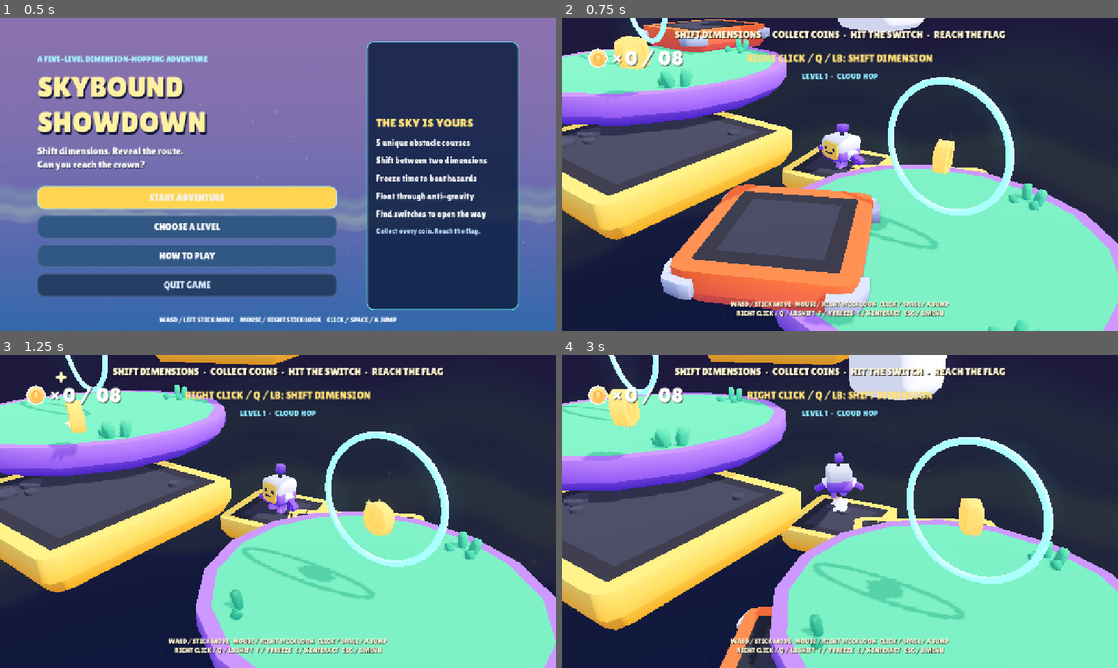
Above: before the commit, frames 1-4 (two rows, left to right).
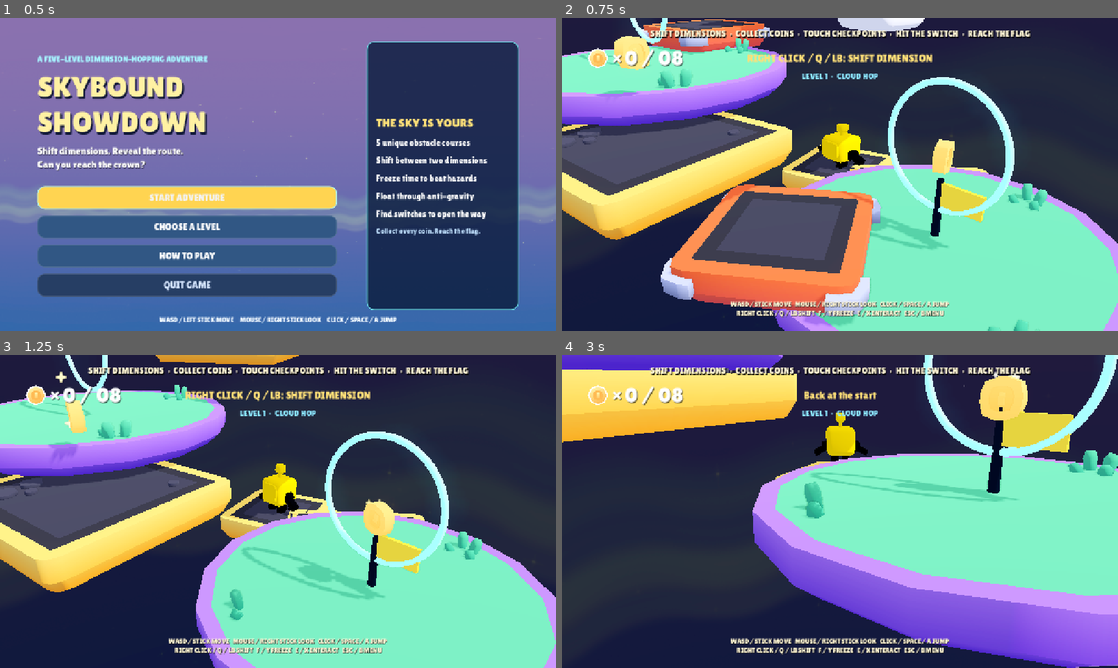
Above: after the commit, the same moments.

Repository: themagicians208-glitch/Atsila-Devs-Lidenbrock-Island
Game: Godot game, scene res://scenes/home.tscn
Same seed, same stepped clock (60 frames per second), same inputs: the game is played once before the commit and once after it.
Inputs (mouse positions are in pixels of both pictures, inside the frame that each line leads up to):
- Up to frame 1 (0.5 s): no input
- Up to frame 2 (0.75 s): click "START ADVENTURE" at 0.5 s
- Up to frame 3 (1.25 s): no input
- Up to frame 4 (3 s): tap Enter at 1.25 s; move the mouse to (867, 511) at 1.27 s; hold W (move_forward) from 1.28 s (still down); tap Space (jump) at 1.35, 1.52, 1.82, 2.27, 2.3, 2.57 s; click (867, 511) at 1.42 s; move the mouse to (812, 511) at 2.02 s; tap Down (camera_down) at 2.1 s; move the mouse to (851, 505) at 2.77 s; tap Left (camera_left) at 2.85 s

Frame 1 is identical in both runs. In frame 2, 3.2% of the frame differs, in the area x 15-85%, y 4-74%; in frame 3, 3.0%; in frame 4, 72%, in the area x 0-100%, y 0-100%.

Commit message:
Add checkpoint beacons and character palette

Diff:
--- a/objects/character.tscn
+++ b/objects/character.tscn
@@ -1,26 +1,40 @@
-[gd_scene load_steps=2 format=3 uid="uid://c0e27836xgmhi"]
+[gd_scene load_steps=4 format=3 uid="uid://c0e27836xgmhi"]
 
 [ext_resource type="PackedScene" uid="uid://xy8rvnjp22n5" path="res://models/character.glb" id="1_vn7w5"]
+
+[sub_resource type="StandardMaterial3D" id="Material_yellow_black_palette"]
+albedo_color = Color(1, 0.82, 0.04, 1)
+roughness = 0.72
+
+[sub_resource type="StandardMaterial3D" id="Material_black_palette"]
+albedo_color = Color(0.035, 0.04, 0.055, 1)
+roughness = 0.78
 
 [node name="character" instance=ExtResource("1_vn7w5")]
 
 [node name="leg-left" parent="character/root" index="0"]
 transform = Transform3D(0.965926, 0, 0.258819, 0, 1, 0, -0.258819, 0, 0.965926, 0.125, 0.17625, -0.02375)
+material_override = SubResource("Material_black_palette")
 
 [node name="leg-right" parent="character/root" index="1"]
 transform = Transform3D(0.965926, 0, -0.258819, 0, 1, 0, 0.258819, 0, 0.965926, -0.125, 0.17625, -0.02375)
+material_override = SubResource("Material_black_palette")
 
 [node name="torso" parent="character/root" index="2"]
 transform = Transform3D(1, 0, 0, 0, 0.996194, 0.0871557, 0, -0.0871557, 0.996194, -1.80478e-15, 0.17625, -0.02375)
+material_override = SubResource("Material_yellow_black_palette")
 
 [node name="arm-left" parent="character/root/torso" index="0"]
 transform = Transform3D(0.707107, 0.707107, 0, -0.707107, 0.707107, 0, 0, 0, 1, 0.3, 0.175, 0)
+material_override = SubResource("Material_black_palette")
 
 [node name="arm-right" parent="character/root/torso" index="1"]
 transform = Transform3D(0.707107, -0.707107, 0, 0.707107, 0.707107, 0, 0, 0, 1, -0.3, 0.1195, 0)
+material_override = SubResource("Material_black_palette")
 
 [node name="antenna" parent="character/root/torso" index="2"]
 transform = Transform3D(1, 0, 0, 0, 0.999999, 0, 0, 0, 0.999999, 0, 0.6, 0)
+material_override = SubResource("Material_yellow_black_palette")
 
 [node name="AnimationPlayer" parent="." index="1"]
 deterministic = true
--- a/scripts/hud.gd
+++ b/scripts/hud.gd
@@ -49,15 +49,15 @@
 
 func _build_game_hud() -> void:
 	var objective := Label.new()
-	objective.text = "SHIFT DIMENSIONS  •  COLLECT COINS  •  HIT THE SWITCH  •  REACH THE FLAG"
+	objective.text = "SHIFT DIMENSIONS  •  COLLECT COINS  •  TOUCH CHECKPOINTS  •  HIT THE SWITCH  •  REACH THE FLAG"
 	objective.horizontal_alignment = HORIZONTAL_ALIGNMENT_CENTER
 	objective.set_anchors_and_offsets_preset(Control.PRESET_CENTER_TOP)
-	objective.offset_left = -500
+	objective.offset_left = -600
 	objective.offset_top = 24
-	objective.offset_right = 500
+	objective.offset_right = 600
 	objective.offset_bottom = 66
 	objective.add_theme_font_override("font", UI_FONT)
-	objective.add_theme_font_size_override("font_size", 23)
+	objective.add_theme_font_size_override("font_size", 20)
 	objective.add_theme_color_override("font_color", Color("#fff6d5"))
 	objective.add_theme_color_override("font_shadow_color", Color(0, 0, 0, 0.65))
 	objective.add_theme_constant_override("shadow_offset_x", 2)
--- a/scripts/main.gd
+++ b/scripts/main.gd
@@ -22,6 +22,8 @@
 var puzzle_switch: Node3D
 var switch_material: StandardMaterial3D
 var mirror_dimension := false
+var checkpoint_position := Vector3.ZERO
+var active_checkpoint := 0
 
 
 func _ready() -> void:
@@ -159,11 +161,89 @@
 	world.add_child(flag)
 	player.position = route[0] + Vector3(0, 0.55, 0)
 	player.velocity = Vector3.ZERO
+	checkpoint_position = player.position
+	active_checkpoint = 0
+	for checkpoint_index in _get_checkpoint_indices(level_number, route.size()):
+		_add_checkpoint(route[checkpoint_index], checkpoint_index)
 	finish.position = goal + Vector3(0, 1.0, 0)
 	if level_number in [1, 2, 4, 5]:
 		_add_anti_gravity_zone(route[route.size() / 2])
 	_build_level_identity(level_number, route)
 	_apply_dimension_visibility()
+
+
+func _get_checkpoint_indices(level_number: int, route_size: int) -> Array[int]:
+	var second_checkpoint := route_size - 3
+	if level_number == 3:
+		# The maze folds close to its start near the end, so place the second marker earlier.
+		second_checkpoint = route_size - 5
+	return [2, second_checkpoint]
+
+
+func _add_checkpoint(point: Vector3, checkpoint_index: int) -> void:
+	var checkpoint := Node3D.new()
+	checkpoint.name = "Checkpoint_%02d" % checkpoint_index
+	checkpoint.add_to_group("course_checkpoints")
+	checkpoint.set_meta("checkpoint_index", checkpoint_index)
+	checkpoint.position = point
+	world.add_child(checkpoint)
+
+	var area := Area3D.new()
+	area.name = "CheckpointTrigger"
+	area.position.y = 0.8
+	area.collision_layer = 0
+	area.collision_mask = 1
+	var trigger_shape := CollisionShape3D.new()
+	var sphere := SphereShape3D.new()
+	sphere.radius = 1.05
+	trigger_shape.shape = sphere
+	area.add_child(trigger_shape)
+	checkpoint.add_child(area)
+
+	var pole := MeshInstance3D.new()
+	var pole_mesh := CylinderMesh.new()
+	pole_mesh.top_radius = 0.045
+	pole_mesh.bottom_radius = 0.07
+	pole_mesh.height = 1.3
+	pole.mesh = pole_mesh
+	pole.position.y = 0.72
+	pole.material_override = _map_material(Color("#18202b"))
+	checkpoint.add_child(pole)
+
+	var flag := MeshInstance3D.new()
+	flag.name = "CheckpointFlag"
+	var flag_mesh := BoxMesh.new()
+	flag_mesh.size = Vector3(0.62, 0.34, 0.055)
+	flag.mesh = flag_mesh
+	flag.position = Vector3(0.34, 1.16, 0)
+	var flag_material := _map_material(Color("#bda334"), true)
+	flag.material_override = flag_material
+	checkpoint.add_child(flag)
+	area.body_entered.connect(_on_checkpoint_body_entered.bind(checkpoint_index, point + Vector3(0, 0.55, 0), flag_material))
+
+
+func _on_checkpoint_body_entered(body: Node3D, checkpoint_index: int, respawn_point: Vector3, flag_material: StandardMaterial3D) -> void:
+	if body != player or checkpoint_index <= active_checkpoint:
+		return
+	active_checkpoint = checkpoint_index
+	checkpoint_position = respawn_point
+	flag_material.albedo_color = Color("#ffe25a")
+	flag_material.emission = Color("#ffc928")
+	hud.show_finish_message("Checkpoint reached! Fall back here if you miss a jump.")
+
+
+func respawn_player() -> void:
+	Engine.time_scale = 1.0
+	player.global_position = checkpoint_position
+	player.velocity = Vector3.ZERO
+	player.movement_velocity = Vector3.ZERO
+	player.gravity = 0.0
+	player.gravity_scale = 1.0
+	player.jump_single = true
+	player.jump_double = true
+	player.previously_floored = false
+	player.model.scale = Vector3.ONE
+	hud.show_finish_message("Back at checkpoint %d" % active_checkpoint if active_checkpoint > 0 else "Back at the start")
 
 
 func _get_mirror_platform_point(route: Array, index: int) -> Vector3:
--- a/scripts/player.gd
+++ b/scripts/player.gd
@@ -87,7 +87,11 @@
 	# Falling/respawning
 
 	if position.y < -10:
-		get_tree().reload_current_scene()
+		var level := get_parent()
+		if level.has_method("respawn_player"):
+			level.respawn_player()
+		else:
+			get_tree().reload_current_scene()
 
 	# Animation for scale (jumping and landing)
 
Not shown, changed: COURSES.md
Not shown, changed: README.md
